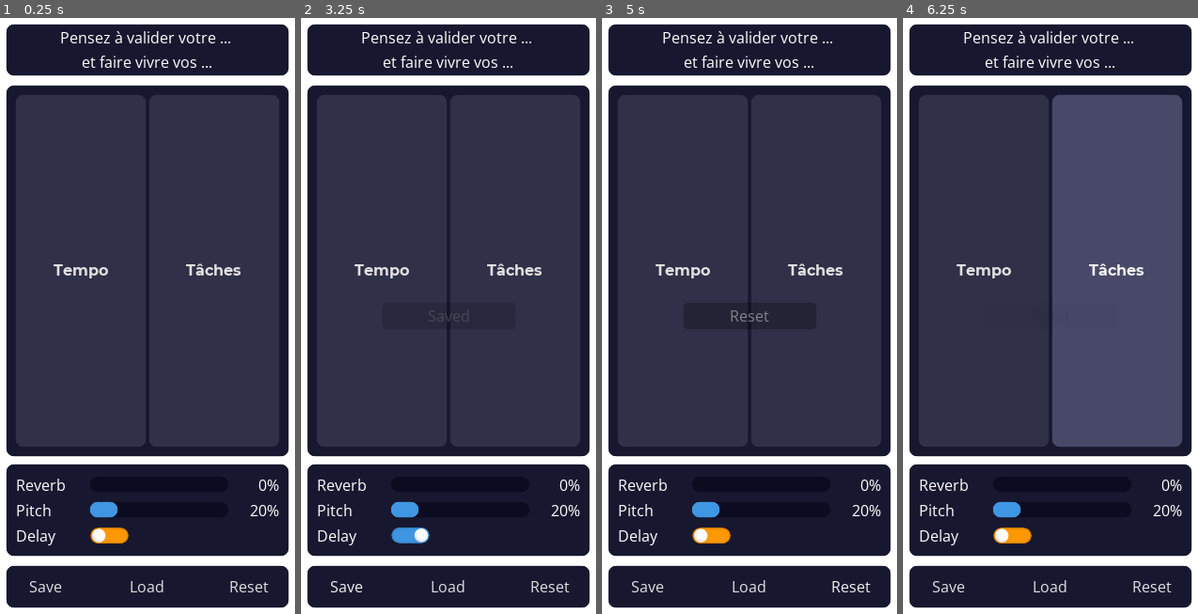
Above: before the commit, frames 1-4 (left to right).
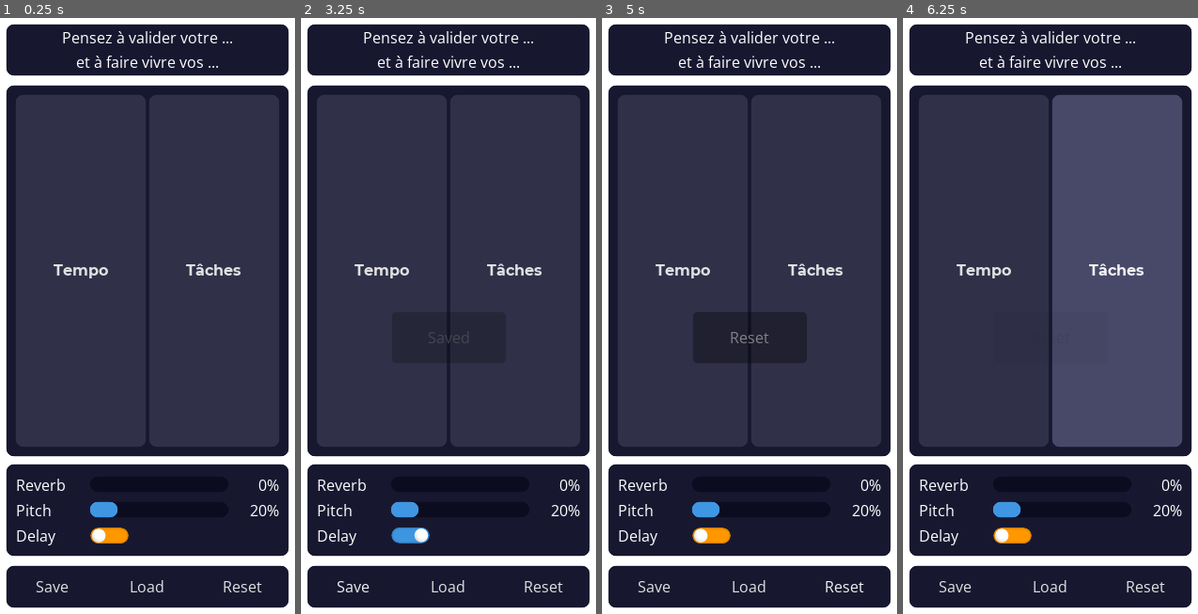
Above: after the commit, the same moments.

Repository: jferdelyi/TempoTaches
Game: Godot game, scene res://scenes/Main.tscn
Same seed, same stepped clock (60 frames per second), same inputs: the game is played once before the commit and once after it.
Inputs (mouse positions are in pixels of both pictures, inside the frame that each line leads up to):
- Up to frame 1 (0.25 s): no input
- Up to frame 2 (3.25 s): click "Tempo" at 0.5 s; click "Tâches" at 1.25 s; click (410, 536) at 2 s; click "Save" at 2.75 s
- Up to frame 3 (5 s): click "Load" at 3.5 s; click "Reset" at 4.25 s
- Up to frame 4 (6.25 s): click "Tempo" at 5 s; click "Tâches" at 5.75 s

The runs differ from the first frame. In frame 1, 1.3% of the frame differs, in the area x 9-92%, y 2-97%; in frame 2, 1.4%; in frame 3, 3.4%; in frame 4, 1.3%.

Commit message:
Clean UI

Diff:
--- a/project.godot
+++ b/project.godot
@@ -9,19 +9,37 @@
 config_version=4
 
 _global_script_classes=[ {
+"base": "Panel",
+"class": "MainPanel",
+"language": "GDScript",
+"path": "res://scripts/MainPanel.gd"
+}, {
+"base": "Control",
+"class": "PopupLabel",
+"language": "GDScript",
+"path": "res://scripts/components/PopupLabel.gd"
+}, {
 "base": "Resource",
 "class": "SaveLoad",
 "language": "GDScript",
 "path": "res://ressources/SaveLoad.gd"
 }, {
-"base": "Control",
-"class": "SaveLoadButtons",
+"base": "Panel",
+"class": "SavePanel",
 "language": "GDScript",
-"path": "res://scripts/SaveLoadButtons.gd"
+"path": "res://scripts/SavePanel.gd"
+}, {
+"base": "Panel",
+"class": "TextPanel",
+"language": "GDScript",
+"path": "res://scripts/components/TextPanel.gd"
 } ]
 _global_script_class_icons={
+"MainPanel": "",
+"PopupLabel": "",
 "SaveLoad": "",
-"SaveLoadButtons": ""
+"SavePanel": "",
+"TextPanel": ""
 }
 
 [application]
--- a/scenes/Main.tscn
+++ b/scenes/Main.tscn
@@ -1,12 +1,12 @@
 [gd_scene load_steps=9 format=2]
 
-[ext_resource path="res://scenes/TempoTaches.tscn" type="PackedScene" id=1]
+[ext_resource path="res://scenes/MainPanel.tscn" type="PackedScene" id=1]
 [ext_resource path="res://scripts/Main.gd" type="Script" id=2]
-[ext_resource path="res://scenes/SaveLoadButtons.tscn" type="PackedScene" id=3]
-[ext_resource path="res://scenes/SoundEffectSlider.tscn" type="PackedScene" id=4]
-[ext_resource path="res://scenes/SoundEffectToggle.tscn" type="PackedScene" id=5]
+[ext_resource path="res://scenes/SavePanel.tscn" type="PackedScene" id=3]
+[ext_resource path="res://scenes/OptionsPanel.tscn" type="PackedScene" id=4]
+[ext_resource path="res://scenes/components/TextPanel.tscn" type="PackedScene" id=5]
 [ext_resource path="res://theme.tres" type="Theme" id=6]
-[ext_resource path="res://scenes/Popup.tscn" type="PackedScene" id=7]
+[ext_resource path="res://scenes/components/Popup.tscn" type="PackedScene" id=7]
 
 [sub_resource type="StyleBoxFlat" id=1]
 bg_color = Color( 1, 1, 1, 1 )
@@ -26,109 +26,18 @@
 custom_styles/panel = SubResource( 1 )
 script = ExtResource( 2 )
 
-[node name="HeaderPanel" type="Panel" parent="."]
-anchor_right = 1.0
-margin_left = 10.0
-margin_top = 10.0
-margin_right = -10.0
-margin_bottom = 64.0
+[node name="HeaderPanel" parent="." instance=ExtResource( 5 )]
+text = "Pensez à valider votre ...
+et à faire vivre vos ..."
 
-[node name="Label" type="Label" parent="HeaderPanel"]
-anchor_right = 1.0
-anchor_bottom = 1.0
-text = "Pensez à valider votre ...
-et faire vivre vos ..."
-align = 1
-valign = 1
+[node name="MainPanel" parent="." instance=ExtResource( 1 )]
 
-[node name="MainPanel" type="Panel" parent="."]
-anchor_left = 0.5
-anchor_top = 0.5
-anchor_right = 0.5
-anchor_bottom = 0.5
-margin_left = -150.0
-margin_top = -245.0
-margin_right = 150.0
-margin_bottom = 149.0
+[node name="OptionsPanel" parent="." instance=ExtResource( 4 )]
 
-[node name="Buttons" parent="MainPanel" instance=ExtResource( 1 )]
-margin_left = 10.0
-margin_top = 10.0
-margin_right = -10.0
-margin_bottom = -10.0
-
-[node name="OptionsPanel" type="Panel" parent="."]
-anchor_left = 0.5
-anchor_top = 1.0
-anchor_right = 0.5
-anchor_bottom = 1.0
-margin_left = -150.0
-margin_top = -162.0
-margin_right = 150.0
-margin_bottom = -65.0
-
-[node name="UI" type="VBoxContainer" parent="OptionsPanel"]
-anchor_right = 1.0
-anchor_bottom = 1.0
-margin_left = 10.0
-margin_top = 10.0
-margin_right = -10.0
-margin_bottom = -10.0
-theme = ExtResource( 6 )
-
-[node name="Reverb" parent="OptionsPanel/UI" instance=ExtResource( 4 )]
-anchor_right = 0.0
-margin_right = 280.0
-margin_bottom = 23.0
-audio_effect_index = 1
-audio_property = "wet"
-audio_name = "Reverb"
-max_value = 0.2
-
-[node name="Pitch" parent="OptionsPanel/UI" instance=ExtResource( 4 )]
-anchor_right = 0.0
-margin_top = 27.0
-margin_right = 280.0
-margin_bottom = 50.0
-audio_effect_index = 3
-audio_property = "pitch_scale"
-audio_name = "Pitch"
-default_value = 1.0
-min_value = 0.75
-max_value = 2.0
-
-[node name="Delay" parent="OptionsPanel/UI" instance=ExtResource( 5 )]
-anchor_right = 0.0
-anchor_bottom = 0.0
-margin_top = 54.0
-margin_right = 280.0
-margin_bottom = 77.0
-audio_effect_index = 2
-audio_property = "feedback/active"
-audio_name = "Delay"
-
-[node name="SavePanel" type="Panel" parent="."]
-anchor_left = 0.5
-anchor_top = 1.0
-anchor_right = 0.5
-anchor_bottom = 1.0
-margin_left = -150.0
-margin_top = -54.0
-margin_right = 150.0
-margin_bottom = -10.0
-
-[node name="SaveLoadButtons" parent="SavePanel" instance=ExtResource( 3 )]
-anchor_left = 0.5
-anchor_top = 0.5
-anchor_right = 0.5
-anchor_bottom = 0.5
-margin_left = -160.0
-margin_top = -25.0
-margin_right = 160.0
-margin_bottom = 25.0
+[node name="SavePanel" parent="." instance=ExtResource( 3 )]
 
 [node name="Popup" parent="." instance=ExtResource( 7 )]
 
-[connection signal="load_pressed" from="SavePanel/SaveLoadButtons" to="." method="_on_SaveLoadButtons_load_pressed"]
-[connection signal="reset_pressed" from="SavePanel/SaveLoadButtons" to="." method="_on_SaveLoadButtons_reset_pressed"]
-[connection signal="save_pressed" from="SavePanel/SaveLoadButtons" to="." method="_on_SaveLoadButtons_save_pressed"]
+[connection signal="load_pressed" from="SavePanel" to="." method="_on_SavePanel_load_pressed"]
+[connection signal="reset_pressed" from="SavePanel" to="." method="_on_SavePanel_reset_pressed"]
+[connection signal="save_pressed" from="SavePanel" to="." method="_on_SavePanel_save_pressed"]
--- /dev/null
+++ b/scenes/MainPanel.tscn
@@ -0,0 +1,61 @@
+[gd_scene load_steps=6 format=2]
+
+[ext_resource path="res://scripts/MainPanel.gd" type="Script" id=1]
+[ext_resource path="res://assets/fonts/Montserrat-Bold.ttf" type="DynamicFontData" id=2]
+[ext_resource path="res://assets/audio/Tempo.wav" type="AudioStream" id=3]
+[ext_resource path="res://assets/audio/Taches.wav" type="AudioStream" id=4]
+
+[sub_resource type="DynamicFont" id=1]
+resource_local_to_scene = true
+use_mipmaps = true
+use_filter = true
+font_data = ExtResource( 2 )
+
+[node name="MainPanel" type="Panel"]
+anchor_left = 0.5
+anchor_top = 0.5
+anchor_right = 0.5
+anchor_bottom = 0.5
+margin_left = -150.0
+margin_top = -245.0
+margin_right = 150.0
+margin_bottom = 149.0
+script = ExtResource( 1 )
+
+[node name="Buttons" type="HBoxContainer" parent="."]
+anchor_right = 1.0
+anchor_bottom = 1.0
+margin_left = 10.0
+margin_top = 10.0
+margin_right = -10.0
+margin_bottom = -10.0
+rect_min_size = Vector2( 200, 100 )
+alignment = 1
+
+[node name="Tempo" type="Button" parent="Buttons"]
+margin_right = 138.0
+margin_bottom = 374.0
+rect_min_size = Vector2( 100, 100 )
+size_flags_horizontal = 3
+custom_fonts/font = SubResource( 1 )
+text = "Tempo"
+
+[node name="TempoSound" type="AudioStreamPlayer2D" parent="Buttons/Tempo"]
+position = Vector2( -57, -270 )
+stream = ExtResource( 3 )
+
+[node name="Taches" type="Button" parent="Buttons"]
+margin_left = 142.0
+margin_right = 280.0
+margin_bottom = 374.0
+rect_min_size = Vector2( 100, 100 )
+size_flags_horizontal = 3
+custom_fonts/font = SubResource( 1 )
+text = "Tâches"
+
+[node name="TachesSound" type="AudioStreamPlayer2D" parent="Buttons/Taches"]
+position = Vector2( -161, -270 )
+stream = ExtResource( 4 )
+
+[connection signal="pressed" from="Buttons/Tempo" to="." method="_on_Tempo_pressed"]
+[connection signal="pressed" from="Buttons/Taches" to="." method="_on_Taches_pressed"]
--- /dev/null
+++ b/scenes/OptionsPanel.tscn
@@ -0,0 +1,55 @@
+[gd_scene load_steps=4 format=2]
+
+[ext_resource path="res://theme.tres" type="Theme" id=3]
+[ext_resource path="res://scenes/components/SoundEffectToggle.tscn" type="PackedScene" id=4]
+[ext_resource path="res://scenes/components/SoundEffectSlider.tscn" type="PackedScene" id=5]
+
+[node name="OptionsPanel" type="Panel"]
+anchor_left = 0.5
+anchor_top = 1.0
+anchor_right = 0.5
+anchor_bottom = 1.0
+margin_left = -150.0
+margin_top = -162.0
+margin_right = 150.0
+margin_bottom = -65.0
+
+[node name="UI" type="VBoxContainer" parent="."]
+anchor_right = 1.0
+anchor_bottom = 1.0
+margin_left = 10.0
+margin_top = 10.0
+margin_right = -10.0
+margin_bottom = -10.0
+theme = ExtResource( 3 )
+
+[node name="Reverb" parent="UI" instance=ExtResource( 5 )]
+anchor_right = 0.0
+margin_right = 280.0
+margin_bottom = 23.0
+audio_effect_index = 1
+audio_property = "wet"
+audio_name = "Reverb"
+max_value = 0.2
+
+[node name="Pitch" parent="UI" instance=ExtResource( 5 )]
+anchor_right = 0.0
+margin_top = 27.0
+margin_right = 280.0
+margin_bottom = 50.0
+audio_effect_index = 3
+audio_property = "pitch_scale"
+audio_name = "Pitch"
+default_value = 1.0
+min_value = 0.75
+max_value = 2.0
+
+[node name="Delay" parent="UI" instance=ExtResource( 4 )]
+anchor_right = 0.0
+anchor_bottom = 0.0
+margin_top = 54.0
+margin_right = 280.0
+margin_bottom = 77.0
+audio_effect_index = 2
+audio_property = "feedback/active"
+audio_name = "Delay"
--- a/scenes/Popup.tscn
+++ /dev/null
@@ -1,34 +0,0 @@
-[gd_scene load_steps=3 format=2]
-
-[ext_resource path="res://scripts/Popup.gd" type="Script" id=1]
-
-[sub_resource type="StyleBoxFlat" id=2]
-bg_color = Color( 0, 0, 0, 0.392157 )
-corner_radius_top_left = 5
-corner_radius_top_right = 5
-corner_radius_bottom_right = 5
-corner_radius_bottom_left = 5
-
-[node name="Popup" type="Panel"]
-visible = false
-anchor_left = 0.5
-anchor_top = 0.5
-anchor_right = 0.5
-anchor_bottom = 0.5
-margin_left = -70.5
-margin_top = -14.0
-margin_right = 70.5
-margin_bottom = 14.0
-custom_styles/panel = SubResource( 2 )
-script = ExtResource( 1 )
-
-[node name="Label" type="Label" parent="."]
-anchor_right = 1.0
-anchor_bottom = 1.0
-text = "Saved"
-align = 1
-valign = 1
-
-[node name="PopupTween" type="Tween" parent="."]
-
-[connection signal="tween_completed" from="PopupTween" to="." method="_on_PopupTween_tween_completed"]
--- a/scenes/SaveLoadButtons.tscn
+++ /dev/null
@@ -1,41 +0,0 @@
-[gd_scene load_steps=2 format=2]
-
-[ext_resource path="res://scripts/SaveLoadButtons.gd" type="Script" id=1]
-
-[node name="SaveLoadUI" type="HBoxContainer"]
-anchor_right = 1.0
-anchor_bottom = 1.0
-margin_bottom = -590.0
-rect_min_size = Vector2( 0, 50 )
-alignment = 1
-script = ExtResource( 1 )
-
-[node name="Save" type="Button" parent="."]
-margin_right = 104.0
-margin_bottom = 50.0
-rect_min_size = Vector2( 60, 30 )
-size_flags_horizontal = 3
-text = "Save"
-flat = true
-
-[node name="Load" type="Button" parent="."]
-margin_left = 108.0
-margin_right = 212.0
-margin_bottom = 50.0
-rect_min_size = Vector2( 60, 30 )
-size_flags_horizontal = 3
-text = "Load"
-flat = true
-
-[node name="Reset" type="Button" parent="."]
-margin_left = 216.0
-margin_right = 320.0
-margin_bottom = 50.0
-rect_min_size = Vector2( 60, 30 )
-size_flags_horizontal = 3
-text = "Reset"
-flat = true
-
-[connection signal="pressed" from="Save" to="." method="_on_Save_pressed"]
-[connection signal="pressed" from="Load" to="." method="_on_Load_pressed"]
-[connection signal="pressed" from="Reset" to="." method="_on_Reset_pressed"]
--- /dev/null
+++ b/scenes/SavePanel.tscn
@@ -0,0 +1,49 @@
+[gd_scene load_steps=2 format=2]
+
+[ext_resource path="res://scripts/SavePanel.gd" type="Script" id=1]
+
+[node name="SavePanel" type="Panel"]
+anchor_left = 0.5
+anchor_top = 1.0
+anchor_right = 0.5
+anchor_bottom = 1.0
+margin_left = -150.0
+margin_top = -54.0
+margin_right = 150.0
+margin_bottom = -10.0
+script = ExtResource( 1 )
+
+[node name="SaveLoadUI" type="HBoxContainer" parent="."]
+anchor_right = 1.0
+anchor_bottom = 1.0
+alignment = 1
+
+[node name="Save" type="Button" parent="SaveLoadUI"]
+margin_right = 97.0
+margin_bottom = 44.0
+rect_min_size = Vector2( 60, 30 )
+size_flags_horizontal = 3
+text = "Save"
+flat = true
+
+[node name="Load" type="Button" parent="SaveLoadUI"]
+margin_left = 101.0
+margin_right = 198.0
+margin_bottom = 44.0
+rect_min_size = Vector2( 60, 30 )
+size_flags_horizontal = 3
+text = "Load"
+flat = true
+
+[node name="Reset" type="Button" parent="SaveLoadUI"]
+margin_left = 202.0
+margin_right = 300.0
+margin_bottom = 44.0
+rect_min_size = Vector2( 60, 30 )
+size_flags_horizontal = 3
+text = "Reset"
+flat = true
+
+[connection signal="pressed" from="SaveLoadUI/Save" to="." method="_on_Save_pressed"]
+[connection signal="pressed" from="SaveLoadUI/Load" to="." method="_on_Load_pressed"]
+[connection signal="pressed" from="SaveLoadUI/Reset" to="." method="_on_Reset_pressed"]
--- a/scenes/TempoTaches.tscn
+++ /dev/null
@@ -1,42 +0,0 @@
-[gd_scene load_steps=5 format=2]
-
-[ext_resource path="res://assets/audio/Tempo.wav" type="AudioStream" id=1]
-[ext_resource path="res://assets/audio/Taches.wav" type="AudioStream" id=2]
-[ext_resource path="res://scripts/TempoTaches.gd" type="Script" id=3]
-[ext_resource path="res://assets/fonts/Montserrat-Bold.tres" type="DynamicFont" id=4]
-
-[node name="Buttons" type="HBoxContainer"]
-anchor_right = 1.0
-anchor_bottom = 1.0
-margin_bottom = -540.0
-rect_min_size = Vector2( 200, 100 )
-alignment = 1
-script = ExtResource( 3 )
-
-[node name="Tempo" type="Button" parent="."]
-margin_right = 158.0
-margin_bottom = 100.0
-rect_min_size = Vector2( 100, 100 )
-size_flags_horizontal = 3
-custom_fonts/font = ExtResource( 4 )
-text = "Tempo"
-
-[node name="TempoSound" type="AudioStreamPlayer2D" parent="Tempo"]
-position = Vector2( -57, -270 )
-stream = ExtResource( 1 )
-
-[node name="Taches" type="Button" parent="."]
-margin_left = 162.0
-margin_right = 320.0
-margin_bottom = 100.0
-rect_min_size = Vector2( 100, 100 )
-size_flags_horizontal = 3
-custom_fonts/font = ExtResource( 4 )
-text = "Tâches"
-
-[node name="TachesSound" type="AudioStreamPlayer2D" parent="Taches"]
-position = Vector2( -161, -270 )
-stream = ExtResource( 2 )
-
-[connection signal="pressed" from="Tempo" to="." method="_on_Tempo_pressed"]
-[connection signal="pressed" from="Taches" to="." method="_on_Taches_pressed"]
--- /dev/null
+++ b/scenes/components/Popup.tscn
@@ -0,0 +1,22 @@
+[gd_scene load_steps=3 format=2]
+
+[ext_resource path="res://scripts/components/PopupLabel.gd" type="Script" id=1]
+[ext_resource path="res://scenes/components/TextPanel.tscn" type="PackedScene" id=2]
+
+[node name="PopupLabel" type="Control"]
+anchor_left = 0.5
+anchor_top = 0.5
+anchor_right = 0.5
+anchor_bottom = 0.5
+margin_left = -70.5
+margin_top = -14.0
+margin_right = 70.5
+margin_bottom = 14.0
+script = ExtResource( 1 )
+
+[node name="TextPanel" parent="." instance=ExtResource( 2 )]
+visible = false
+
+[node name="PopupTween" type="Tween" parent="."]
+
+[connection signal="tween_completed" from="PopupTween" to="." method="_on_PopupTween_tween_completed"]
--- a/scenes/SoundEffectSlider.tscn
+++ b/scenes/components/SoundEffectSlider.tscn
@@ -1,6 +1,6 @@
 [gd_scene load_steps=2 format=2]
 
-[ext_resource path="res://scripts/SoundEffectSlider.gd" type="Script" id=1]
+[ext_resource path="res://scripts/components/SoundEffectSlider.gd" type="Script" id=1]
 
 [node name="SoundEffectSlider" type="HBoxContainer"]
 anchor_right = 1.0
--- a/scenes/SoundEffectToggle.tscn
+++ b/scenes/components/SoundEffectToggle.tscn
@@ -1,6 +1,6 @@
 [gd_scene load_steps=2 format=2]
 
-[ext_resource path="res://scripts/SoundEffectToggle.gd" type="Script" id=1]
+[ext_resource path="res://scripts/components/SoundEffectToggle.gd" type="Script" id=1]
 
 [node name="SoundEffectSlider" type="HBoxContainer"]
 anchor_right = 1.0
--- /dev/null
+++ b/scenes/components/TextPanel.tscn
@@ -0,0 +1,19 @@
+[gd_scene load_steps=2 format=2]
+
+[ext_resource path="res://scripts/components/TextPanel.gd" type="Script" id=1]
+
+[node name="TextPanel" type="Panel"]
+anchor_right = 1.0
+margin_left = 10.0
+margin_top = 10.0
+margin_right = -10.0
+margin_bottom = 64.0
+script = ExtResource( 1 )
+text = "Text"
+
+[node name="Label" type="Label" parent="."]
+anchor_right = 1.0
+anchor_bottom = 1.0
+text = "Text"
+align = 1
+valign = 1
--- a/scripts/Main.gd
+++ b/scripts/Main.gd
@@ -10,12 +10,11 @@
 onready var _reverb : HBoxContainer = $OptionsPanel/UI/Reverb
 onready var _pitch : HBoxContainer = $OptionsPanel/UI/Pitch
 onready var _delay : HBoxContainer = $OptionsPanel/UI/Delay
-
-onready var _popup : Panel = $Popup
+onready var _popup : Control = $Popup
 
 
 # Load data
-func _on_SaveLoadButtons_load_pressed() -> void:
+func _on_SavePanel_load_pressed() -> void:
 	_save = SaveLoad.load_data()
 	_reverb.set_value(_save.reverb_value)
 	_pitch.set_value(_save.pitch_value)
@@ -24,7 +23,7 @@
 
 
 # Save data
-func _on_SaveLoadButtons_save_pressed() -> void:
+func _on_SavePanel_save_pressed() -> void:
 	_save.reverb_value = _reverb.get_value()
 	_save.pitch_value = _pitch.get_value()
 	_save.delay_value = _delay.get_value()
@@ -33,7 +32,7 @@
 
 
 # Reset default value
-func _on_SaveLoadButtons_reset_pressed() -> void:
+func _on_SavePanel_reset_pressed() -> void:
 	_reverb.reset_value()
 	_pitch.reset_value()
 	_delay.reset_value()
--- a/scripts/TempoTaches.gd
+++ b/scripts/MainPanel.gd
@@ -1,12 +1,13 @@
 # Sound buttons
 #
 # Not really reusable buttons, use to play Tempo/Taches
-extends HBoxContainer
+class_name MainPanel
+extends Panel
 
 
 # Private variables
-onready var _taches_sound : AudioStreamPlayer2D = $Taches/TachesSound
-onready var _tempo_sound : AudioStreamPlayer2D = $Tempo/TempoSound
+onready var _taches_sound : AudioStreamPlayer2D = $Buttons/Taches/TachesSound
+onready var _tempo_sound : AudioStreamPlayer2D = $Buttons/Tempo/TempoSound
 
 
 # Play tempo when the button tempo is pressed
--- a/scripts/SaveLoadButtons.gd
+++ b/scripts/SavePanel.gd
@@ -4,8 +4,8 @@
 # save_button.connect("pressed", self, "emit_signal", ["save_pressed"])
 # Because there is no warning and I think it's cleaner.
 # Performance should be the same
-class_name SaveLoadButtons
-extends Control
+class_name SavePanel
+extends Panel
 
 
 # Signals
--- a/scripts/Popup.gd
+++ b/scripts/components/PopupLabel.gd
@@ -1,26 +1,36 @@
-extends Panel
+# Popup infos
+#
+# Fadein and fadeout text panel
+class_name PopupLabel
+extends Control
 
 
-# Constantes
-const ANIMATION_DURATION = 1.0 #sec
+# Exposed variable
+export var animation_duration = 1.0 #sec
 
 
 # Privates
 var _start_color : Color
 var _popup_in : bool = true
 var _lable_in : bool = true
+var _default_color : Color
+var _default_text_color : Color
 
 onready var _pop_tween : Tween = $PopupTween
-onready var _label : Label = $Label
-onready var _style : StyleBoxFlat = get("custom_styles/panel")
-onready var _default_color : Color = _style.get_bg_color()
-onready var _default_text_color : Color = Color.white
+onready var _label : Label = $TextPanel/Label
+onready var _panel : Panel = $TextPanel
+onready var _style := StyleBoxFlat.new()
 
 
 # Set the start color with alpha = 0
 func _ready() -> void:
+	_panel.set("custom_styles/panel", _style)
+	_style.set_corner_radius_all(5)
+	_default_color = Color(0, 0, 0, 0.5)
+	_default_text_color = Color.white
 	_start_color = _default_color
 	_start_color.a = 0
+	_panel.hide()
 
 
 # Stop animation
@@ -29,8 +39,8 @@
 	_lable_in = false;
 	if not _pop_tween.stop_all():
 		printerr("Error when stopping the popup animation")
-	hide()
-	set_process(false)
+	_panel.hide()
+	_panel.set_process(false)
 
 
 # Start animation and set the label text
@@ -40,14 +50,14 @@
 	_label.text = text
 	_popup_in = true;
 	_lable_in = true;
-	if not _pop_tween.interpolate_property(_style, "bg_color", _start_color, _default_color, ANIMATION_DURATION, Tween.TRANS_LINEAR, Tween.EASE_IN):
+	if not _pop_tween.interpolate_property(_style, "bg_color", _start_color, _default_color, animation_duration, Tween.TRANS_LINEAR, Tween.EASE_IN):
 		printerr("Error when adding in an interpolate animation for bg_color")
-	if not _pop_tween.interpolate_property(_label, "custom_colors/font_color", _start_color, _default_text_color, ANIMATION_DURATION, Tween.TRANS_LINEAR, Tween.EASE_IN):
+	if not _pop_tween.interpolate_property(_label, "custom_colors/font_color", _start_color, _default_text_color, animation_duration, Tween.TRANS_LINEAR, Tween.EASE_IN):
 		printerr("Error when adding in an interpolate animation for custom_colors/font_color")
 	if not _pop_tween.start():
 		printerr("Error when starting the popup animation")
-	set_process(true)
-	show()
+	_panel.set_process(true)
+	_panel.show()
 
 
 # Tween callback
@@ -55,10 +65,10 @@
 	if key == ":bg_color":
 		if _popup_in:
 			_popup_in = false;
-			if not _pop_tween.interpolate_property(_style, "bg_color", _default_color, _start_color, ANIMATION_DURATION, Tween.TRANS_LINEAR, Tween.EASE_IN):
+			if not _pop_tween.interpolate_property(_style, "bg_color", _default_color, _start_color, animation_duration, Tween.TRANS_LINEAR, Tween.EASE_IN):
 				printerr("Error when adding out an interpolate animation for bg_color")
 	elif key == ":custom_colors/font_color":
 		if _lable_in:
 			_lable_in = false;
-			if not _pop_tween.interpolate_property(_label, "custom_colors/font_color", _default_text_color, _start_color, ANIMATION_DURATION, Tween.TRANS_LINEAR, Tween.EASE_IN):
+			if not _pop_tween.interpolate_property(_label, "custom_colors/font_color", _default_text_color, _start_color, animation_duration, Tween.TRANS_LINEAR, Tween.EASE_IN):
 				printerr("Error when adding out an interpolate animation for custom_colors/font_color")
--- a/scripts/SoundEffectSlider.gd
+++ b/scripts/components/SoundEffectSlider.gd
@@ -17,7 +17,7 @@
 export var max_value : float
 
 
-# Private variables
+# Private variables (oldschool passthrough see TextPanel)
 onready var _audio_effect : AudioEffect = AudioServer.get_bus_effect(audio_bus_index, audio_effect_index)
 onready var _value_label : Label = $Value
 onready var _name_label : Label = $Name
--- /dev/null
+++ b/scripts/components/TextPanel.gd
@@ -0,0 +1,25 @@
+# Text panel
+#
+# Just a text panel
+class_name TextPanel
+extends Panel
+
+
+# Private variables
+onready var _label : Label = $Label
+
+
+# public variables
+export(String, MULTILINE) onready var text setget set_text, get_text
+
+
+# Set text
+func set_text(new_text : String) -> void:
+	if not is_inside_tree():
+		yield(self, 'ready');
+	_label.text = new_text
+
+
+# Get text
+func get_text() -> String:
+	return _label.text
Renamed: scripts/SoundEffectToggle.gd -> scripts/components/SoundEffectToggle.gd
